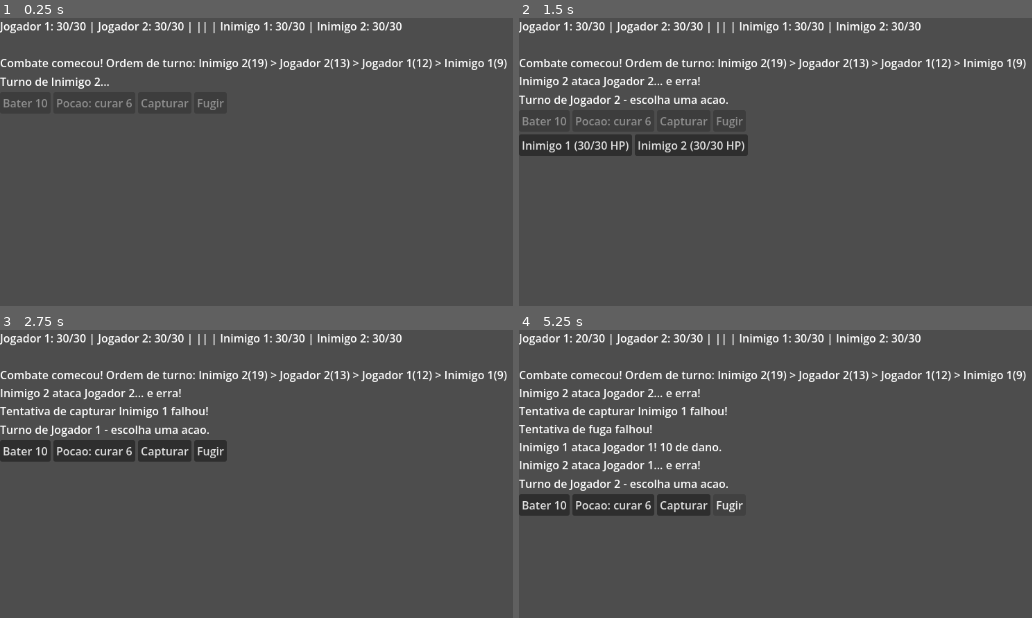
Above: before the commit, frames 1-4 (two rows, left to right).
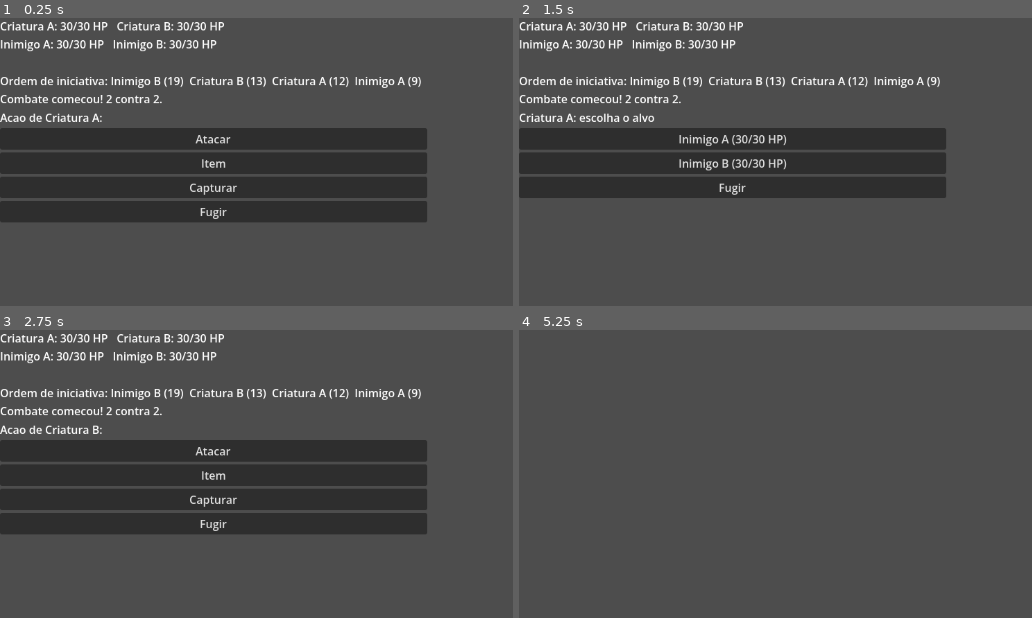
Above: after the commit, the same moments.

Repository: mnedel-ops/TCC-Combate
Game: Godot game, scene res://combat_prototype.tscn
Same seed, same stepped clock (60 frames per second), same inputs: the game is played once before the commit and once after it.
Inputs (mouse positions are in pixels of both pictures, inside the frame that each line leads up to):
- Up to frame 1 (0.25 s): no input
- Up to frame 2 (1.5 s): click (734, 138) at 0.5 s, where only the run after the commit has a clickable "Atacar"; click (683, 121) at 1.25 s, where only the run before the commit has a clickable "Capturar"
- Up to frame 3 (2.75 s): click (56, 456) at 2 s, where only the run before the commit has a clickable "Inimigo 1 (30/30 HP)"
- Up to frame 4 (5.25 s): click (734, 474) at 2.75 s, where only the run after the commit has a clickable "Item"; click "Fugir" at 3.5 s; tap Enter at 4.25 s; tap Space at 5 s

The runs differ from the first frame. In frame 1, 30% of the frame differs, in the area x 0-99%, y 1-71%; in frame 2, 22%; in frame 3, 28%; in frame 4, 8.2%.

Commit message:
concluido o prototipo
batalha com duas criaturas e alvos sendo escolhidos

Diff:
--- a/new-game-project/combat_prototype.gd
+++ b/new-game-project/combat_prototype.gd
@@ -7,99 +7,237 @@
 const CAPTURE_CHANCE := 2.0 / 6.0
 const ITEM_HEAL_AMOUNT := 6
 
+# Uma criatura em combate (jogador ou inimiga).
 class Combatant:
-	var display_name: String
+	var creature_name: String
+	var max_hp: int
 	var hp: int
-	var max_hp: int
 	var is_player: bool
 	var initiative: int
-	var alive := true
-
-	func _init(name_: String, hp_: int, is_player_: bool) -> void:
-		display_name = name_
-		hp = hp_
-		max_hp = hp_
-		is_player = is_player_
-
-@onready var status_label: Label = $VBoxContainer/StatusLabel
+	var alive: bool = true
+
+	func _init(p_name: String, p_max_hp: int, p_is_player: bool) -> void:
+		creature_name = p_name
+		max_hp = p_max_hp
+		hp = p_max_hp
+		is_player = p_is_player
+
+	func take_damage(amount: int) -> void:
+		hp = max(hp - amount, 0)
+		if hp == 0:
+			alive = false
+
+	func heal(amount: int) -> void:
+		hp = min(hp + amount, max_hp)
+
+# Uma acao escolhida pra essa rodada (ator + tipo + alvo).
+class PendingAction:
+	var actor: Combatant
+	var kind: String
+	var target: Combatant
+
+	func _init(p_actor: Combatant, p_kind: String, p_target: Combatant) -> void:
+		actor = p_actor
+		kind = p_kind
+		target = p_target
+
+
+@onready var log_label: Label = $VBoxContainer/LogLabel
+@onready var hp_label: Label = $VBoxContainer/HPLabel
 @onready var turn_label: Label = $VBoxContainer/TurnLabel
-@onready var log_label: Label = $VBoxContainer/LogLabel
-@onready var attack_button: Button = $VBoxContainer/ActionButtons/AttackButton
-@onready var item_button: Button = $VBoxContainer/ActionButtons/ItemButton
-@onready var capture_button: Button = $VBoxContainer/ActionButtons/CaptureButton
-@onready var flee_button: Button = $VBoxContainer/ActionButtons/FleeButton
-@onready var target_buttons: HBoxContainer = $VBoxContainer/TargetButtons
+@onready var action_buttons: VBoxContainer = $VBoxContainer/ActionButtons
+@onready var flee_button: Button = $VBoxContainer/FleeButton
 
 var player_team: Array[Combatant] = []
 var enemy_team: Array[Combatant] = []
-var turn_queue: Array[Combatant] = []
-
-var turn_index := 0
-var active: Combatant
-var pending_action: String = ""   # "attack" | "item" | "capture" | ""
+var turn_order: Array[Combatant] = []   # ordenado por iniciativa, decidido 1x no inicio
+
 var combat_over := false
 var is_resolving := false
 
+var _pending_actions: Array[PendingAction] = []
+var _current_player_index := 0   # qual criatura do jogador esta escolhendo agora
+
+
 func _ready() -> void:
-	attack_button.pressed.connect(func(): _start_targeting("attack"))
-	item_button.pressed.connect(func(): _start_targeting("item"))
-	capture_button.pressed.connect(func(): _start_targeting("capture"))
-	flee_button.pressed.connect(_on_flee_pressed)
-
 	player_team = [
-		Combatant.new("Jogador 1", MAX_HP, true),
-		Combatant.new("Jogador 2", MAX_HP, true),
+		Combatant.new("Criatura A", MAX_HP, true),
+		Combatant.new("Criatura B", MAX_HP, true),
 	]
 	enemy_team = [
-		Combatant.new("Inimigo 1", MAX_HP, false),
-		Combatant.new("Inimigo 2", MAX_HP, false),
+		Combatant.new("Inimigo A", MAX_HP, false),
+		Combatant.new("Inimigo B", MAX_HP, false),
 	]
 
+	flee_button.pressed.connect(_on_flee_pressed)
+
 	_roll_initiative()
-	_update_status_label()
-	_log("Combate comecou! Ordem de turno: %s" % _queue_names())
-
-	active = turn_queue[turn_index]
-	_start_turn()
+	_update_hp_label()
+	_log("Combate comecou! 2 contra 2.")
+	_start_action_selection()
+
 
 func _roll_initiative() -> void:
+	# Cada criatura rola a propria iniciativa, independente das outras.
 	var all: Array[Combatant] = player_team + enemy_team
-	var used_values: Array[int] = []
-
 	for c in all:
-		var value := randi_range(1, 20)
-		while used_values.has(value):          # evita empate, cada criatura rola sozinha
-			value = randi_range(1, 20)
-		used_values.append(value)
-		c.initiative = value
+		c.initiative = randi_range(1, 20)
 
 	all.sort_custom(func(a, b): return a.initiative > b.initiative)
-	turn_queue = all
-
-func _queue_names() -> String:
-	var names: Array[String] = []
-	for c in turn_queue:
-		names.append("%s(%d)" % [c.display_name, c.initiative])
-	return " > ".join(names)
-
-func _start_turn() -> void:
-	if active.is_player:
-		turn_label.text = "Turno de %s - escolha uma acao." % active.display_name
-		_set_action_buttons_disabled(false)
-	else:
-		turn_label.text = "Turno de %s..." % active.display_name
-		_set_action_buttons_disabled(true)
-		is_resolving = true
-		await get_tree().create_timer(0.6).timeout
-		_enemy_take_turn(active)
+	turn_order = all
+
+	var order_text := ""
+	for c in turn_order:
+		order_text += "%s (%d)  " % [c.creature_name, c.initiative]
+	_log("Ordem de iniciativa: " + order_text)
+
+
+func _start_action_selection() -> void:
+	_pending_actions.clear()
+	_current_player_index = 0
+	_prompt_action_for_current_creature()
+
+
+# Pede acao pra cada criatura VIVA do jogador, uma de cada vez.
+func _prompt_action_for_current_creature() -> void:
+	if _current_player_index >= player_team.size():
+		_queue_enemy_actions()
+		_resolve_round()
+		return
+
+	var actor := player_team[_current_player_index]
+	if not actor.alive:
+		_current_player_index += 1
+		_prompt_action_for_current_creature()
+		return
+
+	turn_label.text = "Acao de %s:" % actor.creature_name
+	_clear_action_buttons()
+
+	_add_action_button("Atacar", func(): _begin_target_selection(actor, "attack"))
+	_add_action_button("Item", func(): _begin_target_selection(actor, "item"))
+	_add_action_button("Capturar", func(): _begin_target_selection(actor, "capture"))
+
+
+# Atacar/Capturar miram inimigos vivos. Item mira criaturas do proprio time.
+func _begin_target_selection(actor: Combatant, kind: String) -> void:
+	_clear_action_buttons()
+
+	var candidates: Array[Combatant] = []
+	match kind:
+		"attack", "capture":
+			candidates = enemy_team.filter(func(c): return c.alive)
+		"item":
+			candidates = player_team.filter(func(c): return c.alive)
+
+	turn_label.text = "%s: escolha o alvo" % actor.creature_name
+	for target in candidates:
+		_add_action_button(
+			"%s (%d/%d HP)" % [target.creature_name, target.hp, target.max_hp],
+			func(): _confirm_action(actor, kind, target)
+		)
+
+
+func _confirm_action(actor: Combatant, kind: String, target: Combatant) -> void:
+	_pending_actions.append(PendingAction.new(actor, kind, target))
+	_current_player_index += 1
+	_prompt_action_for_current_creature()
+
+
+# IA simples: cada inimigo vivo ataca um alvo aleatorio entre os jogadores vivos.
+func _queue_enemy_actions() -> void:
+	for enemy in enemy_team:
+		if not enemy.alive:
+			continue
+		var alive_players := player_team.filter(func(c): return c.alive)
+		if alive_players.is_empty():
+			continue
+		var target: Combatant = alive_players[randi() % alive_players.size()]
+		_pending_actions.append(PendingAction.new(enemy, "attack", target))
+
+
+# Executa as 4 acoes pendentes na ordem de iniciativa (nao na ordem que foram escolhidas).
+func _resolve_round() -> void:
+	is_resolving = true
+	_clear_action_buttons()
+	flee_button.disabled = true
+
+	for combatant in turn_order:
+		if combat_over:
+			break
+		if not combatant.alive:
+			continue
+
+		var action := _find_pending_action(combatant)
+		if action == null:
+			continue
+		if not action.target.alive:
+			_log("%s nao tem mais alvo valido, acao cancelada." % combatant.creature_name)
+			continue
+
+		turn_label.text = "Turno: %s" % combatant.creature_name
+		_execute_action(action)
+		_update_hp_label()
+		_check_combat_end()
+
+		if not combat_over:
+			await get_tree().create_timer(0.5).timeout
+
+	if not combat_over:
+		is_resolving = false
+		flee_button.disabled = false
+		_start_action_selection()
+
+
+func _find_pending_action(combatant: Combatant) -> PendingAction:
+	for action in _pending_actions:
+		if action.actor == combatant:
+			return action
+	return null
+
+
+func _execute_action(action: PendingAction) -> void:
+	match action.kind:
+		"attack":
+			if randf() < MISS_CHANCE:
+				_log("%s ataca %s... e erra!" % [action.actor.creature_name, action.target.creature_name])
+			else:
+				action.target.take_damage(ATTACK_DAMAGE)
+				_log("%s ataca %s! %d de dano." % [action.actor.creature_name, action.target.creature_name, ATTACK_DAMAGE])
+		"item":
+			action.target.heal(ITEM_HEAL_AMOUNT)
+			_log("%s usa item em %s! Recupera %d HP." % [action.actor.creature_name, action.target.creature_name, ITEM_HEAL_AMOUNT])
+		"capture":
+			if randf() < CAPTURE_CHANCE:
+				_log("%s captura %s! Retirado do combate." % [action.actor.creature_name, action.target.creature_name])
+				action.target.alive = false
+				action.target.hp = 0
+			else:
+				_log("Tentativa de capturar %s falhou!" % action.target.creature_name)
+
+
+func _check_combat_end() -> void:
+	var players_alive := player_team.any(func(c): return c.alive)
+	var enemies_alive := enemy_team.any(func(c): return c.alive)
+
+	if not players_alive:
+		_end_combat(false)
+	elif not enemies_alive:
+		_end_combat(true)
+
 
 func _on_flee_pressed() -> void:
 	if combat_over or is_resolving:
 		return
-	# Fuga e' da equipe inteira, ignora fila - substitui a acao do turno ativo.
+	_resolve_flee()
+
+
+# Fuga eh da equipe inteira (nao por criatura), ignora iniciativa, resolve antes de tudo.
+func _resolve_flee() -> void:
 	is_resolving = true
-	_set_action_buttons_disabled(true)
-	turn_label.text = "%s tenta fugir com o grupo..." % active.display_name
+	_clear_action_buttons()
+	flee_button.disabled = true
+	turn_label.text = "Equipe tenta fugir..."
 
 	if randf() < FLEE_CHANCE:
 		_log("Fugimos! Escapamos do combate.")
@@ -107,132 +245,64 @@
 		return
 
 	_log("Tentativa de fuga falhou!")
-	await get_tree().create_timer(0.4).timeout
-	_advance_turn()
-
-func _start_targeting(action: String) -> void:
-	if combat_over or is_resolving:
-		return
-	pending_action = action
-	_set_action_buttons_disabled(true)
-
-	var targets: Array[Combatant]
-	if action == "item":
-		targets = player_team.filter(func(c): return c.alive)   # cura alcanca aliados vivos
-	else:
-		targets = enemy_team.filter(func(c): return c.alive)    # ataque/captura miram inimigos
-
-	_show_target_buttons(targets)
-
-func _show_target_buttons(targets: Array[Combatant]) -> void:
-	for child in target_buttons.get_children():
-		child.queue_free()
-
-	for target in targets:
-		var button := Button.new()
-		button.text = "%s (%d/%d HP)" % [target.display_name, target.hp, target.max_hp]
-		button.pressed.connect(_on_target_chosen.bind(target))
-		target_buttons.add_child(button)
-
-	target_buttons.visible = true
-
-func _on_target_chosen(target: Combatant) -> void:
-	target_buttons.visible = false
-	for child in target_buttons.get_children():
-		child.queue_free()
-
-	is_resolving = true
-
-	match pending_action:
-		"attack":
-			_resolve_attack(active, target)
-		"item":
-			_resolve_item(target)
-		"capture":
-			_resolve_capture(target)
-
-	pending_action = ""
-	_after_action()
-
-func _resolve_attack(attacker: Combatant, target: Combatant) -> void:
-	if randf() < MISS_CHANCE:
-		_log("%s ataca %s... e erra!" % [attacker.display_name, target.display_name])
-		return
-
-	target.hp = max(target.hp - ATTACK_DAMAGE, 0)
-	_log("%s ataca %s! %d de dano." % [attacker.display_name, target.display_name, ATTACK_DAMAGE])
-
-	if target.hp <= 0:
-		target.alive = false
-		_log("%s foi derrotado!" % target.display_name)
-
-func _resolve_item(target: Combatant) -> void:
-	target.hp = min(target.hp + ITEM_HEAL_AMOUNT, target.max_hp)
-	_log("%s usa um item de cura em %s! Recupera %d HP." % [active.display_name, target.display_name, ITEM_HEAL_AMOUNT])
-
-func _resolve_capture(target: Combatant) -> void:
-	if randf() < CAPTURE_CHANCE:
-		target.alive = false
-		_log("Capturei %s!" % target.display_name)
-	else:
-		_log("Tentativa de capturar %s falhou!" % target.display_name)
-
-func _enemy_take_turn(enemy: Combatant) -> void:
-	var alive_players := player_team.filter(func(c): return c.alive)
-	if alive_players.is_empty():
-		return   # _check_combat_end ja deve ter fechado o combate antes disso
-	var target: Combatant = alive_players[randi() % alive_players.size()]
-	_resolve_attack(enemy, target)
-	_after_action()
-
-func _after_action() -> void:
-	_update_status_label()
-	if _check_combat_end():
-		return
-	_advance_turn()
-
-func _advance_turn() -> void:
-	turn_index = wrapi(turn_index + 1, 0, turn_queue.size())
-	while not turn_queue[turn_index].alive:
-		turn_index = wrapi(turn_index + 1, 0, turn_queue.size())
-
-	active = turn_queue[turn_index]
-	is_resolving = false
-	_start_turn()
-
-func _check_combat_end() -> bool:
-	var players_alive := player_team.any(func(c): return c.alive)
-	var enemies_alive := enemy_team.any(func(c): return c.alive)
-
-	if not enemies_alive:
-		_end_combat(true)
-		return true
-	if not players_alive:
-		_end_combat(false)
-		return true
-	return false
+
+	for enemy in enemy_team:
+		if not enemy.alive or combat_over:
+			continue
+		var alive_players := player_team.filter(func(c): return c.alive)
+		if alive_players.is_empty():
+			continue
+		var target: Combatant = alive_players[randi() % alive_players.size()]
+
+		turn_label.text = "Turno: %s" % enemy.creature_name
+		if randf() < MISS_CHANCE:
+			_log("%s ataca %s... e erra!" % [enemy.creature_name, target.creature_name])
+		else:
+			target.take_damage(ATTACK_DAMAGE)
+			_log("%s ataca %s! %d de dano." % [enemy.creature_name, target.creature_name, ATTACK_DAMAGE])
+		_update_hp_label()
+		_check_combat_end()
+		if combat_over:
+			break
+		await get_tree().create_timer(0.5).timeout
+
+	if not combat_over:
+		is_resolving = false
+		flee_button.disabled = false
+		_start_action_selection()
+
 
 func _end_combat(player_won: bool) -> void:
 	combat_over = true
-	is_resolving = true
-	_set_action_buttons_disabled(true)
+	_clear_action_buttons()
+	flee_button.disabled = true
 	turn_label.text = "Fim de combate."
 	_log("Vitoria!" if player_won else "Derrota!")
 
-func _set_action_buttons_disabled(value: bool) -> void:
-	attack_button.disabled = value
-	item_button.disabled = value
-	capture_button.disabled = value
-	flee_button.disabled = value
-
-func _update_status_label() -> void:
-	var parts: Array[String] = []
+
+func _add_action_button(text: String, callback: Callable) -> void:
+	var button := Button.new()
+	button.text = text
+	button.size_flags_horizontal = Control.SIZE_EXPAND_FILL
+	button.focus_mode = Control.FOCUS_NONE
+	button.pressed.connect(callback)
+	action_buttons.add_child(button)
+
+
+func _clear_action_buttons() -> void:
+	for child in action_buttons.get_children():
+		child.queue_free()
+
+
+func _update_hp_label() -> void:
+	var text := ""
 	for c in player_team:
-		parts.append("%s: %d/%d" % [c.display_name, c.hp, c.max_hp])
-	parts.append("||")
+		text += "%s: %d/%d HP   " % [c.creature_name, c.hp, c.max_hp]
+	text += "\n"
 	for c in enemy_team:
-		parts.append("%s: %d/%d" % [c.display_name, c.hp, c.max_hp])
-	status_label.text = " | ".join(parts)
+		text += "%s: %d/%d HP   " % [c.creature_name, c.hp, c.max_hp]
+	hp_label.text = text
+
 
 func _log(text: String) -> void:
 	log_label.text += "\n" + text
--- a/new-game-project/combat_prototype.tscn
+++ b/new-game-project/combat_prototype.tscn
@@ -16,7 +16,7 @@
 offset_right = 40.0
 offset_bottom = 40.0
 
-[node name="StatusLabel" type="Label" parent="VBoxContainer" unique_id=941732274]
+[node name="HPLabel" type="Label" parent="VBoxContainer" unique_id=941732274]
 layout_mode = 2
 
 [node name="LogLabel" type="Label" parent="VBoxContainer" unique_id=25093688]
@@ -25,7 +25,7 @@
 [node name="TurnLabel" type="Label" parent="VBoxContainer" unique_id=11963580]
 layout_mode = 2
 
-[node name="ActionButtons" type="HBoxContainer" parent="VBoxContainer" unique_id=932753599]
+[node name="ActionButtons" type="VBoxContainer" parent="VBoxContainer" unique_id=1225276966]
 layout_mode = 2
 
 [node name="AttackButton" type="Button" parent="VBoxContainer/ActionButtons" unique_id=1030457236]
@@ -40,7 +40,7 @@
 layout_mode = 2
 text = "Capturar"
 
-[node name="FleeButton" type="Button" parent="VBoxContainer/ActionButtons" unique_id=370496501]
+[node name="FleeButton" type="Button" parent="VBoxContainer" unique_id=370496501]
 layout_mode = 2
 text = "Fugir"
 
--- a/new-game-project/project.godot
+++ b/new-game-project/project.godot
@@ -10,7 +10,7 @@
 
 [application]
 
-config/name="New Game Project"
+config/name="tcc-combat"
 run/main_scene="uid://cu7rjl5nf5x3b"
 config/features=PackedStringArray("4.6", "GL Compatibility")
 config/icon="res://icon.svg"
